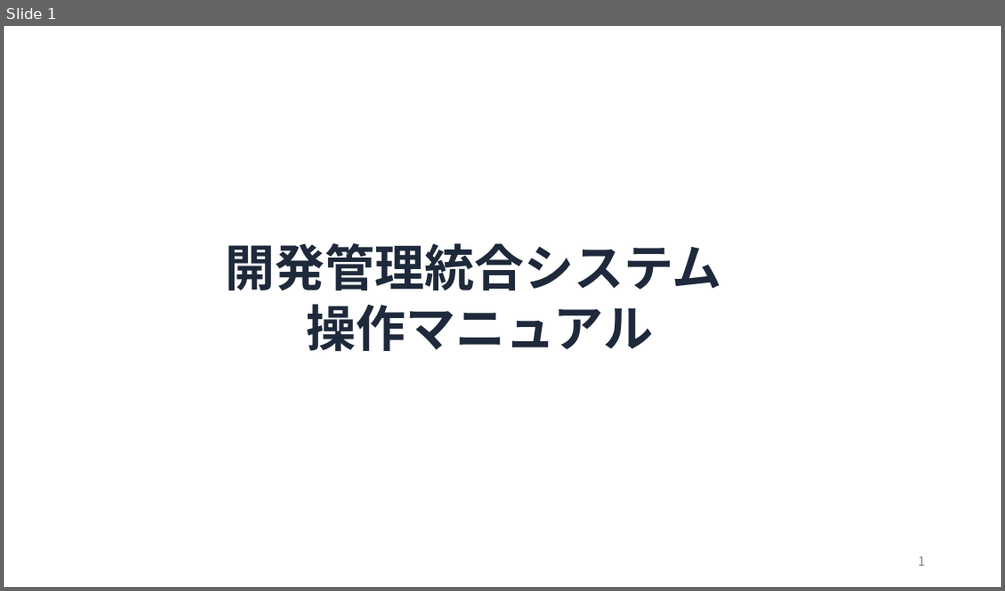
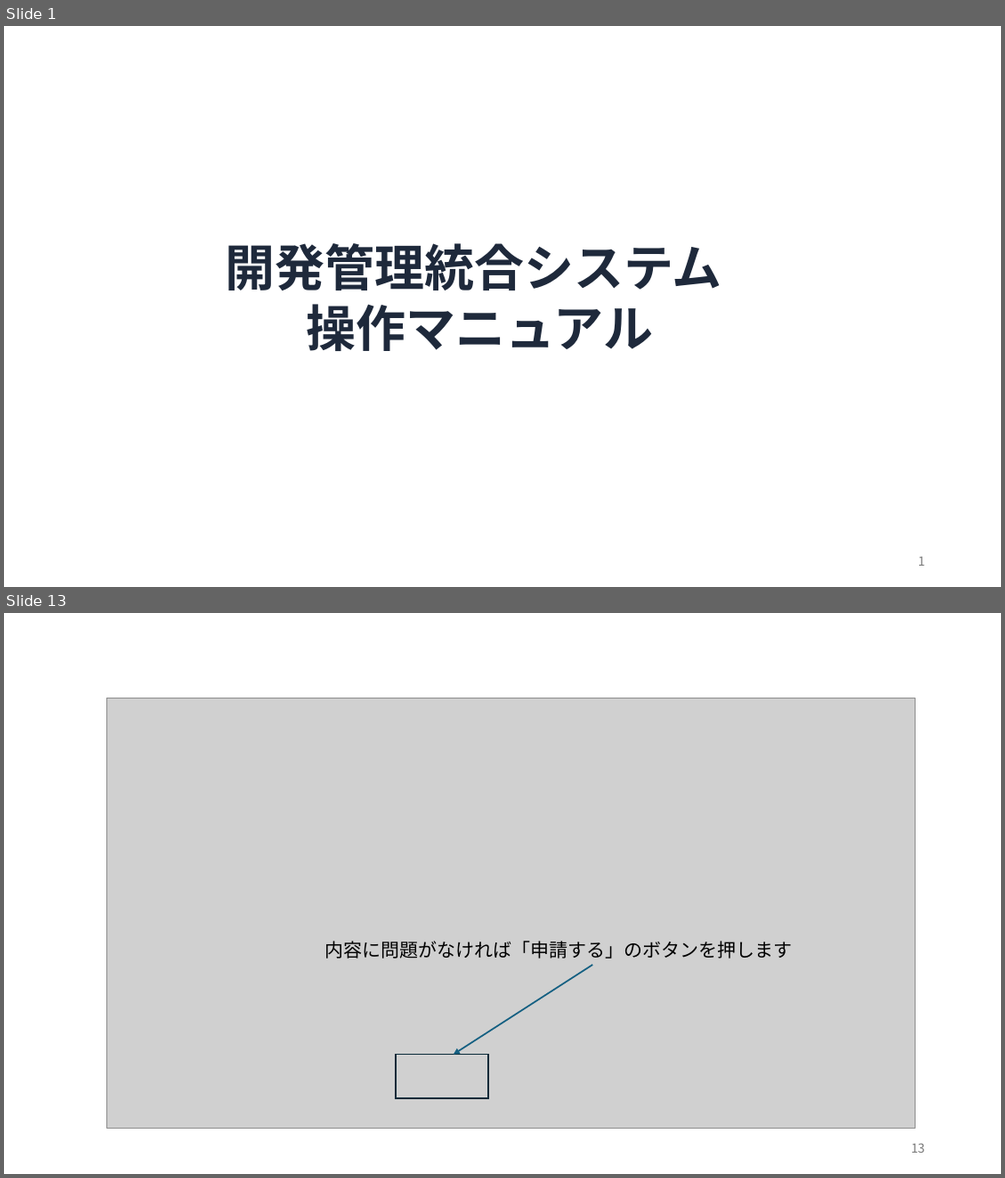
Before and after one commit to y-kagajapan/quest_1, a slide deck: doc/開発管理統合システム操作マニュアル.pptx. Shown one above the other, each under a label of ours: slide 1 before the commit, slides 1 and 13 after it; the slides between them are not shown. The pictures are 1005x591 and 1005x1178 pixels, drawn with LibreOffice and Linux fonts; fonts in the diff are those of the drawing; grey boxes stand for pictures; background and template pictures are left out. Boxes give left, top, right and bottom in pixels: in the first picture for what was removed or moved away, otherwise in the second. Text is boxed around its words. In the diff, an @@ line names an element or a change of style, - is before the commit and + after.

```diff
--- a/doc/開発管理統合システム操作マニュアル.pptx
+++ b/doc/開発管理統合システム操作マニュアル.pptx
@@ slide 13 added at (x1=4, y1=613, x2=1001, y2=1174), background #FFFFFF @@
@@ picture added at (x1=107, y1=698, x2=915, y2=1127) @@
@@ text added at (x1=325, y1=941, x2=793, y2=958), 18 pt, text #000000 @@
+内容に問題がなければ「申請する」のボタンを押します
@@ arrow added from (592, 965) to (453, 1054), #156082 1.5 pt @@
@@ rectangle added at (x1=396, y1=1054, x2=488, y2=1098), outline #092A39 1.5 pt @@
@@ page number added at (x1=911, y1=1143, x2=925, y2=1152), 12 pt, text #797979 @@
+13
```
Also in this commit, not shown: 3 slides changed, 38 other slides added, 8 slides removed.
